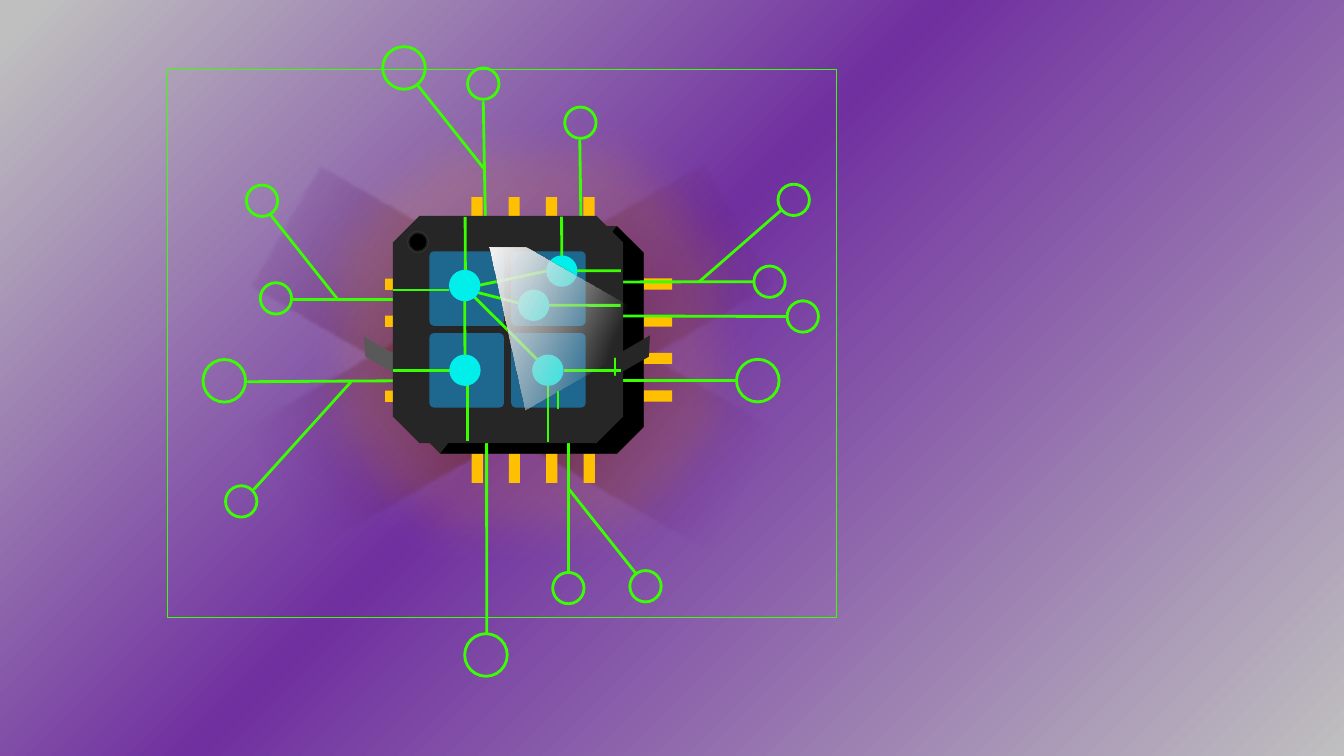
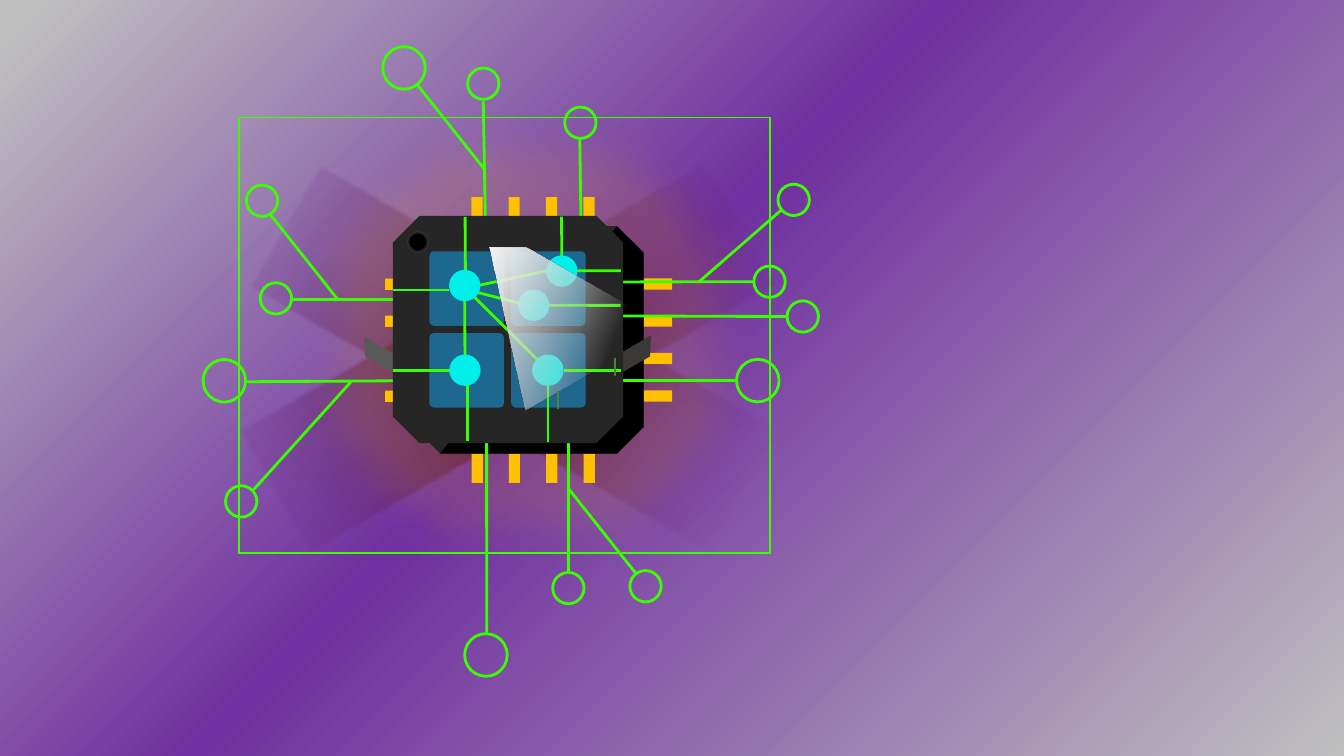
Before and after one commit to asynkron/website, a slide deck: slide 7 of media/logo.pptx. Drawn at 1344x756 pixels with LibreOffice and Linux fonts; fonts in the diff are those of the drawing. Boxes give left, top, right and bottom in pixels: in the first picture for what was removed or moved away, otherwise in the second. Text is boxed around its words. In the diff, an @@ line names an element or a change of style, - is before the commit and + after.

```diff
--- a/media/logo.pptx
+++ b/media/logo.pptx
@@ rectangle: place and size @@
-rectangle at [167,70,836,618]
+rectangle at [239,118,770,554]
@@ freeform shape at [516,335,661,429]: fill #262626 to #3B3838; outline redrawn @@
@@ line (615, 375) - (615, 359): stroke #3AFF00 1.5 pt to #548235 1.5 pt @@
@@ line (559, 408) - (559, 392): stroke #3AFF00 1.5 pt to #548235 1.5 pt @@
```
Also in this commit, not shown: 3 other files.
